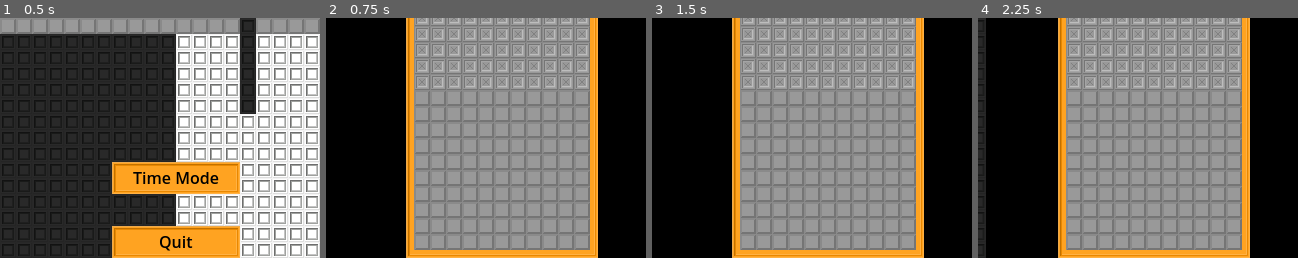
Above: before the commit, frames 1-4 (left to right).
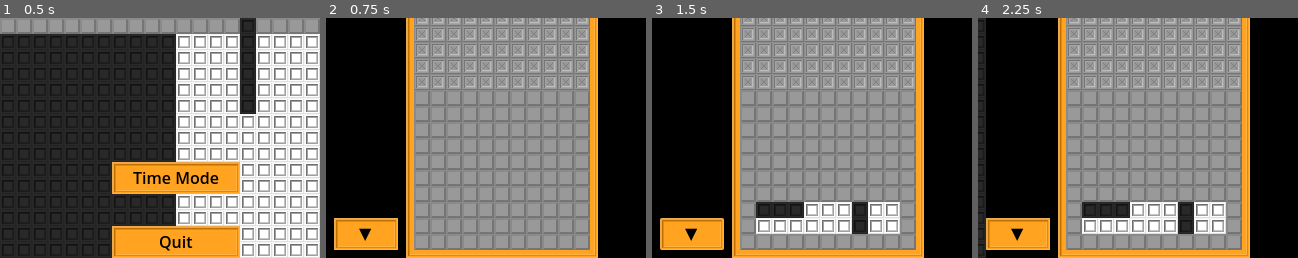
Above: after the commit, the same moments.

Repository: ka-puna/duopo
Game: Godot game, scene res://src/main.tscn
Same seed, same stepped clock (60 frames per second), same inputs: the game is played once before the commit and once after it.
Inputs (mouse positions are % of the whole screen's width and height, from its top left):
- Up to frame 1 (0.5 s): no input
- Up to frame 2 (0.75 s): click "Time Mode" at 0.5 s
- Up to frame 3 (1.5 s): click (29, 92) at 1.25 s, where only the run after the commit has a clickable "▼"
- Up to frame 4 (2.25 s): click "❚❚" at 2 s
The pictures show only the part of the screen within x 22-72%, y 47-97%; the shares and areas given below are measured in that part.

Frame 1 is identical in both runs. In frame 2, 2.6% of the frame differs, in the area x 2-23%, y 83-97%; in frame 3, 7.9%, in the area x 2-78%, y 76-97%; in frame 4, 7.9%.

Commit message:
Add button to drop pattern.

Diff:
--- a/src/scene/time_mode.gd
+++ b/src/scene/time_mode.gd
@@ -108,6 +108,11 @@
 	get_tree().paused = false
 
 
+func _on_drop_pattern_pressed():
+	var pattern = get_next_pattern()
+	drop_pattern(pattern)
+
+
 ## Opens the pause menu and connects its signals to the given Callables.
 ## Returns the pause menu node.
 func _open_pause_menu(play_button_callback: Callable, cross_button_callback: Callable) -> Node:
--- a/src/scene/time_mode.tscn
+++ b/src/scene/time_mode.tscn
@@ -46,4 +46,20 @@
 format = 2
 layer_0/tile_data = PackedInt32Array(0, 65636, 0, 65536, 65636, 2, 1, 131172, 0, 65537, 131172, 2, 2, 131172, 0, 65538, 131172, 2, 3, 196708, 0, 65539, 196708, 2)
 
+[node name="drop_pattern" type="Button" parent="."]
+self_modulate = Color(0, 0, 0, 1)
+offset_left = 152.0
+offset_top = 424.0
+offset_right = 216.0
+offset_bottom = 456.0
+text = "▼"
+flat = true
+
+[node name="ButtonBG" type="TileMap" parent="drop_pattern"]
+show_behind_parent = true
+tile_set = ExtResource("2_it1s3")
+format = 2
+layer_0/tile_data = PackedInt32Array(0, 65636, 0, 65536, 65636, 2, 1, 131172, 0, 65537, 131172, 2, 2, 131172, 0, 65538, 131172, 2, 3, 196708, 0, 65539, 196708, 2)
+
 [connection signal="pressed" from="pause_game" to="." method="_on_pause_game_pressed"]
+[connection signal="pressed" from="drop_pattern" to="." method="_on_drop_pattern_pressed"]
